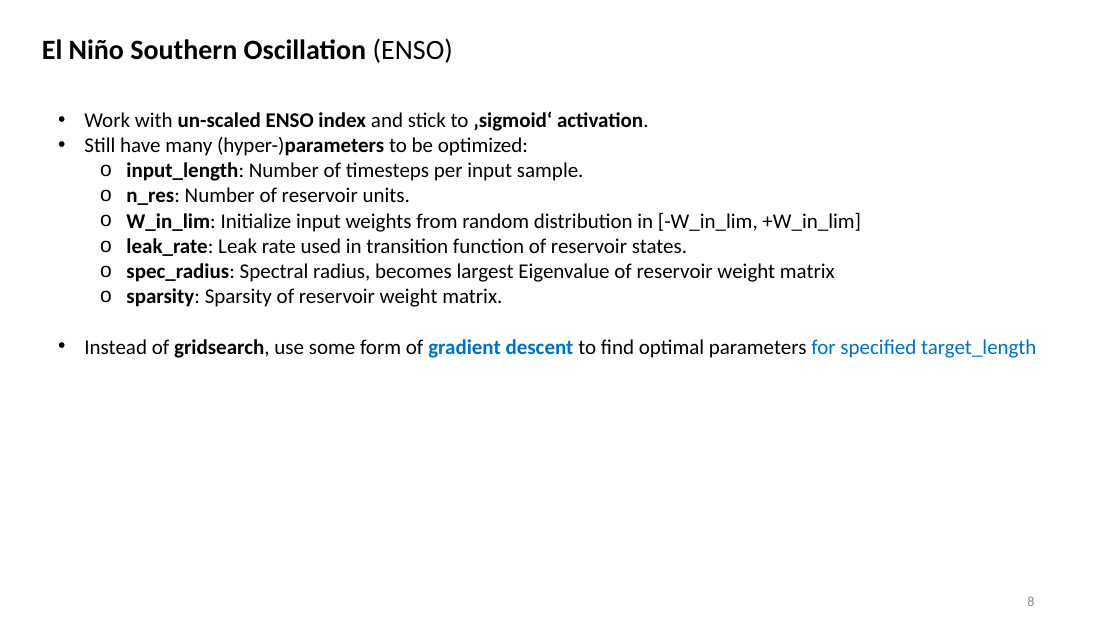
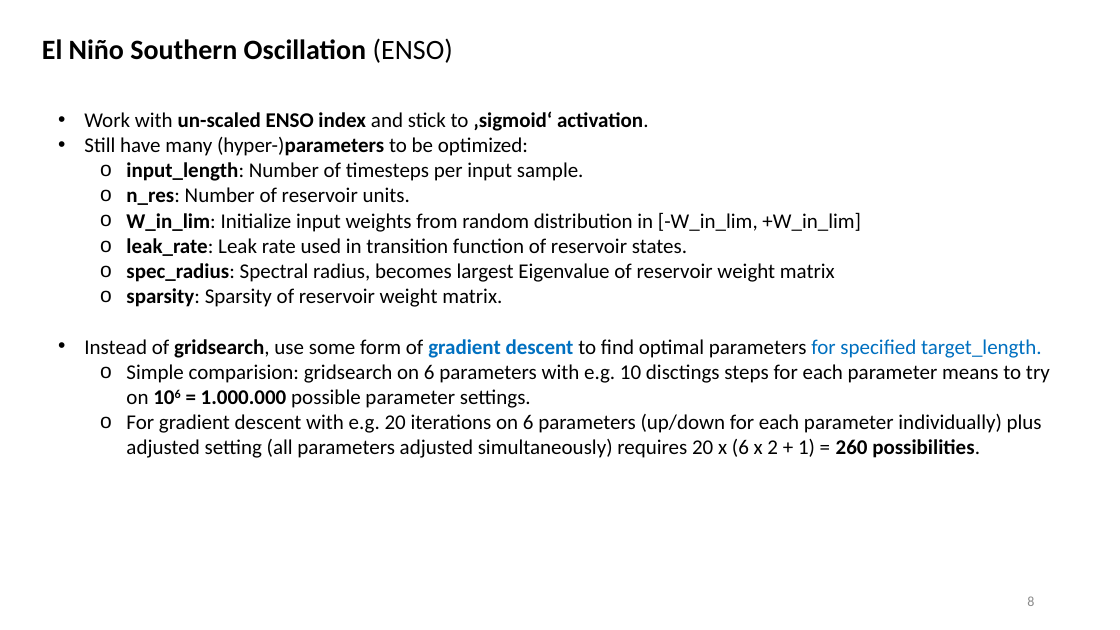
Before and after one commit to MarcoLandtHayen/EchoStateNetworks, a slide deck: slide 8 of ESN_exp06_ENSO.pptx. Drawn at 1120x630 pixels with LibreOffice and Linux fonts; fonts in the diff are those of the drawing. Boxes give left, top, right and bottom in pixels: in the first picture for what was removed or moved away, otherwise in the second. Text is boxed around its words. In the diff, an @@ line names an element or a change of style, - is before the commit and + after.

```diff
--- a/ESN_exp06_ENSO.pptx
+++ b/ESN_exp06_ENSO.pptx
@@ text at (84, 339, 1050, 458): text changed @@
-• Instead of gridsearch, use some form of gradient descent to find optimal parameters for specified target_length
+• Instead of gridsearch, use some form of gradient descent to find optimal parameters for specified target_length.
+  o Simple comparision: gridsearch on 6 parameters with e.g. 10 disctings steps for each parameter means to try on 106 = 1.000.000 possible parameter settings.
+  o For gradient descent with e.g. 20 iterations on 6 parameters (up/down for each parameter individually) plus adjusted setting (all parameters adjusted simultaneously) requires 20 x (6 x 2 + 1) = 260 possibilities.
```
Also in this commit, not shown: 1 other slide changed, 1 slide added, 2 other files.
